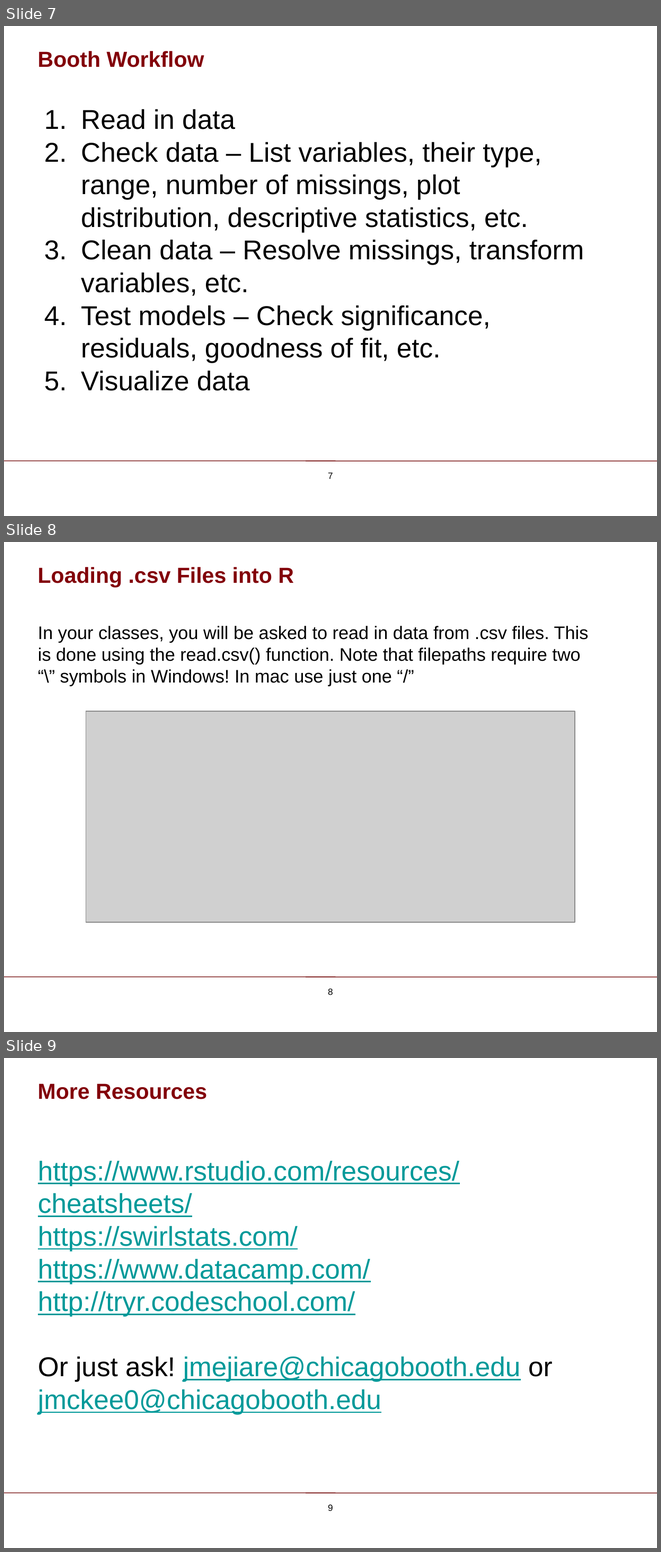
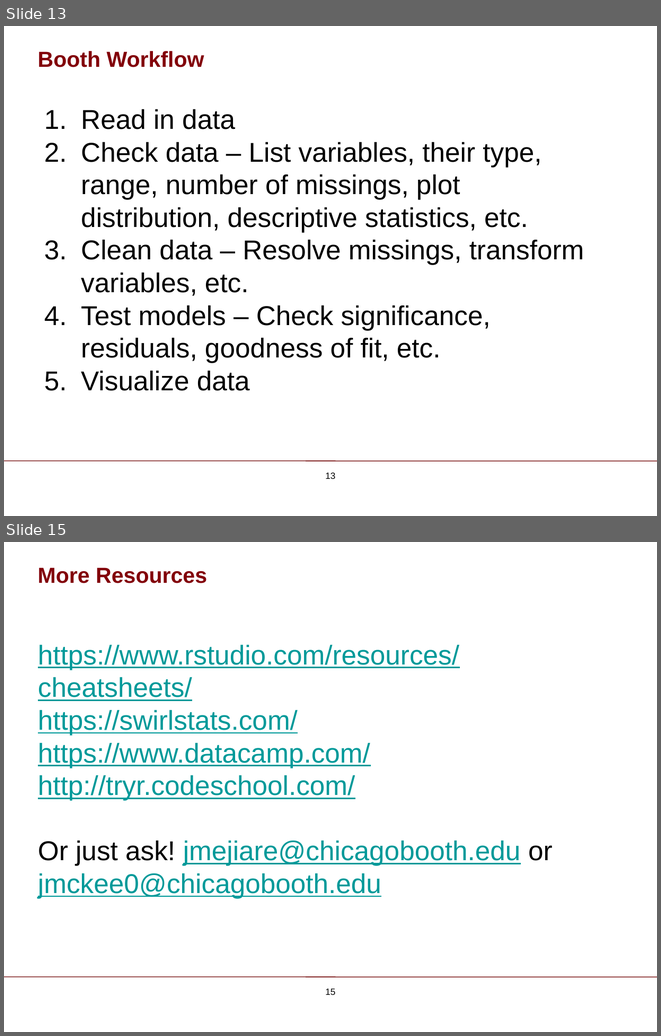
Before and after one commit to ChicagoBoothAnalytics/site, a slide deck: zzz MEDIA/Intermediate R.pptx. Shown one above the other, each under a label of ours: slides 7, 8 and 9 before the commit, slides 13 and 15 after it; the slides between them are not shown. The pictures are 661x1552 and 661x1036 pixels, drawn with LibreOffice and Linux fonts; fonts in the diff are those of the drawing; grey boxes stand for pictures; background and template pictures are left out. Boxes give left, top, right and bottom in pixels: in the first picture for what was removed or moved away, otherwise in the second. Text is boxed around its words. In the diff, an @@ line names an element or a change of style, - is before the commit and + after.

```diff
--- a/zzz MEDIA/Intermediate R.pptx
+++ b/zzz MEDIA/Intermediate R.pptx
@@ slide 8 removed at (4,542,657,1032), background #FFFFFF; not listed: 1 template element that a slide beside it also shows @@
@@ text removed at (38,567,294,587) @@
-Loading .csv Files into R
@@ table removed at (406,582,421,608), 1 rows, 1 columns @@
-
@@ text removed at (38,626,589,686) @@
-In your classes, you will be asked to read in data from .csv files. This is done using the read.csv() function. Note that filepaths require two “\” symbols in Windows! In mac use just one “/”
@@ picture removed at (86,711,575,922) @@
@@ page number removed at (328,988,333,995) @@
-8
@@ what was slide 7 is now slide 13 @@
@@ page number at (325,472,335,479): text changed @@
-7
+13
@@ what was slide 9 is now slide 15 @@
@@ page number at (325,988,335,995): text changed @@
-9
+15
```
Also in this commit, not shown: 1 slide changed, 7 slides added, 3 other files.
